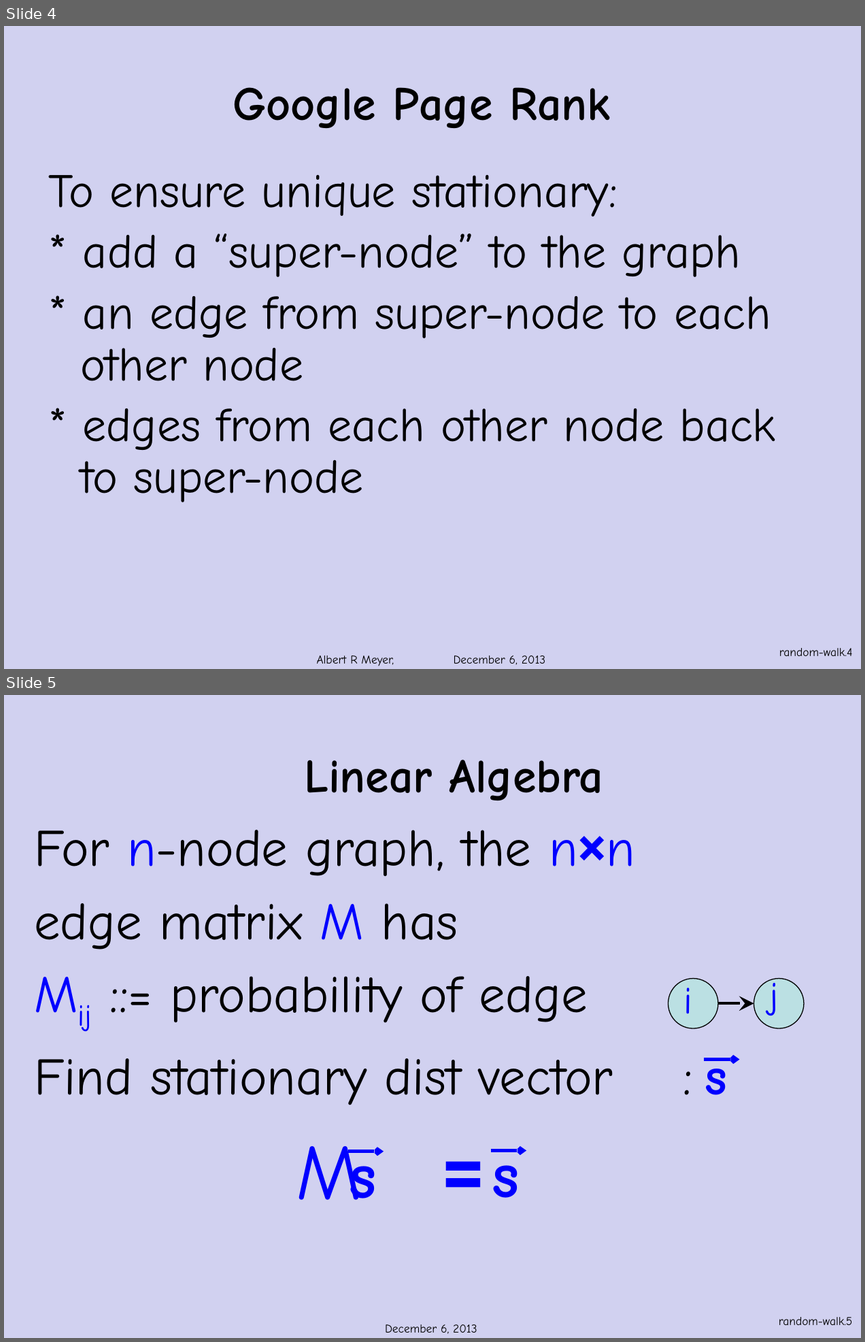
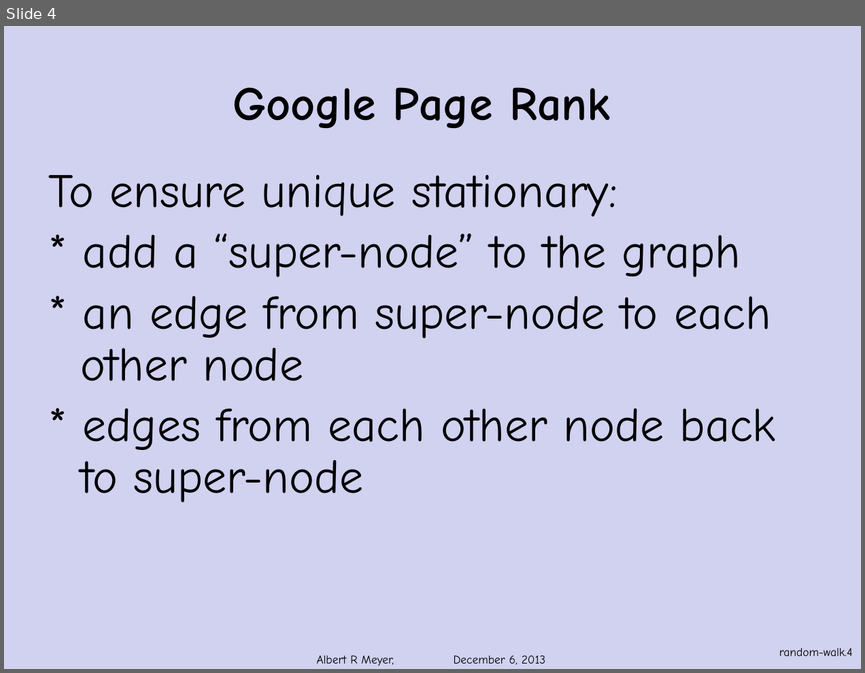
Before and after one commit to armeyer/mcs_web, a slide deck: fall13/slidesF13/page-rank.pptx. Shown one above the other, each under a label of ours: slides 4 and 5 before the commit, slide 4 after it. The pictures are 865x1342 and 865x673 pixels, drawn with LibreOffice and Linux fonts; fonts in the diff are those of the drawing; background and template pictures are left out. Boxes give left, top, right and bottom in pixels: in the first picture for what was removed or moved away, otherwise in the second. Text is boxed around its words. In the diff, an @@ line names an element or a change of style, - is before the commit and + after.

Commit message:
add stationary-distribution.pptx, edit random-walks.pptx page-rank.pptx

```diff
--- a/fall13/slidesF13/page-rank.pptx
+++ b/fall13/slidesF13/page-rank.pptx
@@ slide 5 removed at (x1=4, y1=695, x2=861, y2=1338), background #D1D1F0 @@
@@ title removed at (x1=304, y1=760, x2=603, y2=800) @@
-Linear Algebra
@@ text removed at (x1=34, y1=830, x2=634, y2=1200) @@
-For n-node graph, the n×n
-edge matrix M has
-Mij ::= probability of edge
-Find stationary dist vector :
-M =
@@ group removed at (x1=668, y1=978, x2=804, y2=1028): 2 ellipses, 2 texts, 1 arrow @@
-i
-j
@@ arrow removed from (704, 1059) to (739, 1059) @@
@@ text removed at (x1=705, y1=1057, x2=728, y2=1095) @@
-s
@@ arrow removed from (347, 1151) to (383, 1151) @@
@@ text removed at (x1=349, y1=1147, x2=377, y2=1200) @@
-s
@@ arrow removed from (491, 1150) to (527, 1150) @@
@@ text removed at (x1=492, y1=1147, x2=519, y2=1198) @@
-s
@@ text removed at (x1=385, y1=1324, x2=477, y2=1334) @@
-December 6, 2013
@@ page number removed at (x1=779, y1=1317, x2=853, y2=1325) @@
-random-walk.5
```
Also in this commit, not shown: 1 slide changed, 3 other files.
